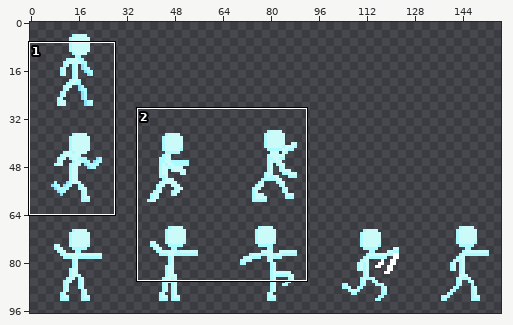
Edited in one commit: pixel-art file (AsepriteStuff/CharacterSheet.aseprite). The picture above shows the old version from afar; the outline marks the close-up.
Close-up. Before the edit:
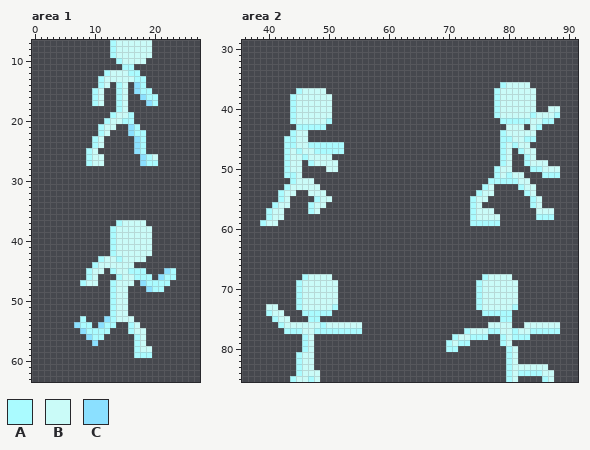
160x160 pixels, 1 frame. Shown: area 1: x 0..27, y 7..63; area 2: x 36..91, y 29..85. The wide view leaves out empty margins. The commit also changed other parts of the picture, which this record leaves out.
Palette (. is transparent): A #aafbff  B #cafbf8  C #8be0ff
Pixels before, area 1, first column x 7:
 7 ......ABBBBBB....
 8 ......ABBBBBB....
 9 ......ABBBBBB....
10 .......ABBBB.....
11 ........AA.......
12 .....ABBBAA......
13 ....ABBBBBAA.....
14 ....AB.AB.CA.....
15 ...AB..AB.CAA....
16 ...AB..AB..CAA...
17 ...AB..AB...CA...
18 .......AB........
19 ......ABBA.......
20 .....ABBAA.......
21 ....ABB..CA......
22 ....AB...CAA.....
23 ...AB.....CA.....
24 ...AB.....CA.....
25 ..AB......CA.....
26 ..ABB......CAB...
27 ..ABB......CAA...
28 .................
29 .................
30 .................
31 .................
32 .................
33 .................
34 .................
35 .................
36 .................
37 .......ABBBB.....
38 ......ABBBBBB....
39 ......ABBBBBB....
40 ......ABBBBBB....
41 ......ABBBBBB....
42 ......ABBBBBB....
43 ....ABBABBBB.....
44 ...ABBBBBB.......
45 ..ABB.ABBAAA...CA
46 ..AB...ABBAAA.CAA
47 .ABB..ABBB.CAAAA.
48 ......ABB...CAA..
49 ......ABB........
50 ......ABB........
51 ......ABB........
52 ......ABB........
53 .A...CABBB.......
54 CAA.CAA..AB......
55 .CAAAA...ABB.....
56 ..CAA.....AB.....
57 ...C......AB.....
58 ..........ABB....
59 ..........AAA....
Pixels before, area 2 (only the part around the change), first column x 36:
29 ........................................................
30 ........................................................
31 ........................................................
32 ........................................................
33 ........................................................
34 ........................................................
35 ........................................................
36 ...........................................ABBBB........
37 .........ABBBB............................ABBBBBB.......
38 ........ABBBBBB...........................ABBBBBB.......
39 ........ABBBBBB...........................ABBBBBB.......
40 ........ABBBBBB...........................ABBBBBB..BB...
41 ........ABBBBBB...........................ABBBBBABBBA...
42 ........ABBBBBA............................AAAAABBAA....
43 .........AAAAA..............................BBB.BA......
44 ........ABB................................ABBBBB.......
45 .......AABB................................AABBAA.......
46 .......AABBAAAAAA..........................ABABB........
47 .......ABABBAAAAA..........................AB.ABB.......
48 .......ABBABBBB............................AB..AB.......
49 .......ABB.ABBBB...........................AB..ABBB.....
50 .......ABB....BB..........................ABB...AABBB...
51 .......AAB................................ABABB...AAA...
52 ........ABBB.............................AAAAABB........
53 .......ABBBBB...........................AB....ABB.......
54 ......ABB..BBB.........................ABB.....AB.......
55 ......AB....ABB.......................ABB.......AB......
56 .....ABB...ABB........................AB........AB......
57 ....ABB....AB.........................ABBB.......BBB....
58 ....ABB...............................ABBBB......AAA....
59 ...ABB................................AAAAA.............
60 ........................................................
61 ........................................................
62 ........................................................
63 ........................................................
64 ........................................................
65 ........................................................
66 ........................................................
67 ........................................................
68 ..........ABBBB.........................ABBBB...........
69 .........ABBBBBB.......................ABBBBBB..........
70 .........ABBBBBB.......................ABBBBBB..........
71 .........ABBBBBB.......................ABBBBBB..........
72 .........ABBBBBB.......................ABBBBBB..........
73 ....BB...ABBBBBA.......................ABBBBBA..........
74 ....ABB...AAAAA.........................AAAAA...........
75 .....ABB...AA..............................AA...........
76 ......ABBBBBBABBBBBB.....................BBBB..BBBBBB...
77 .......AAABBAAAAAAAA.................ABBBAABBABBAAAAA...
78 ..........AB.......................ABBAAA..ABAAA........
79 ..........AB......................ABAA.....AB...........
80 ..........AB......................AA........AB..........
81 .........ABB................................AB..........
82 .........ABB................................AB..........
83 .........ABB................................ABBBBBB.....
84 .........ABBB...............................ABAAAABB....
85 ........ABBAB...............................AB....AB....
Now the later version:
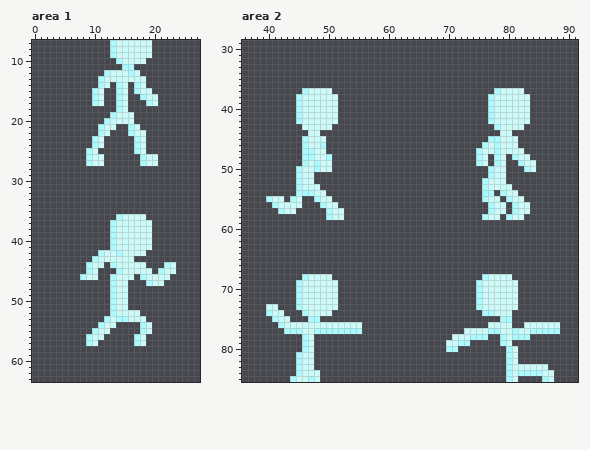
What changed:
Changed rows in their new state; - is an unchanged pixel.
Area 1:
first column x 15:
12 --B---
13 --BB--
14 --AB--
15 --ABB-
16 ---ABB
17 ----AB
19 -B----
20 BB----
21 -AB---
22 -ABB--
23 --AB--
24 --AB--
25 --AB--
26 ---AB-
27 ---ABB
first column x 13:
36 -ABBBB-
37 AB----B
first column x 8:
42 ---ABBA----.----
43 --AB--B--..-----
44 -AB-.A---BB---AB
45 ---.-.A-BBBB-ABB
46 AB---AB--.-BBBB.
47 ...-----.-.-BB.-
48 -----------...--
first column x 7:
52 ---------BB--
53 -.---ABAA-BB-
54 ...-ABB--..AB
55 -..-BB---..AB
56 --ABB--------
57 --AB---------
58 ----------...
59 ----------...
Area 2:
first column x 39:
36 ----------------------------------------.....-----
37 ------.A---B--------------------------------..----
38 -----.A-----B-------------------------AB-----.----
39 -----.A-----B-------------------------AB-----.----
40 -----.A-----B-------------------------AB-----.--..
41 -----.A-----B-------------------------AB-----.....
42 -----.A----BB-------------------------ABBBBBB....-
43 ------.BBBBB---------------------------AB----..---
44 -----...BB------------------------------B-....----
45 ----...ABBB---------------------------AABB-...----
46 ----...ABB-...-----------------------ABAB-B..-----
47 ----...AABB...----------------------ABBAB-BB..----
48 ----...-A--A------------------------AB-AB.ABB.----
49 ----...ABA--.-----------------------AB-AB.-AB-..--
50 ----..ABBAB-.-------------------------AB-.--AB....
51 ----..ABB-----------------------------AB-...---...
52 -----.A------------------------------ABBB....-----
53 ----..A--------------------------------BBB-...----
54 ---...AAA---------------------------.AA-ABB-..----
55 -ABB.AB----------------------------..ABB-ABB-..---
56 -----BB-..ABB----------------------..-ABB-ABB..---
57 -..ABB--..-ABB---------------------...ABB-ABB-...-
58 -...-------ABB---------------------..A---ABB--...-
59 ...--------------------------------.....----------
first column x 47:
73 ----B-----------------------------B
74 BBBB---------------------------BBB-
76 --B--------------------------------
77 --------------------------B--------
78 ------------------------B----------
79 -----------------------B-----------
Boxes around the changes in both close-ups, in picture pixels (x1, y1, x2, y2):
changed: (122, 70, 158, 166)
changed: (80, 214, 176, 292)
changed: (74, 310, 152, 358)
changed: (470, 82, 560, 226)
changed: (260, 88, 344, 226)
changed: (308, 304, 338, 328)
changed: (494, 304, 518, 316)
changed: (446, 328, 470, 346)
